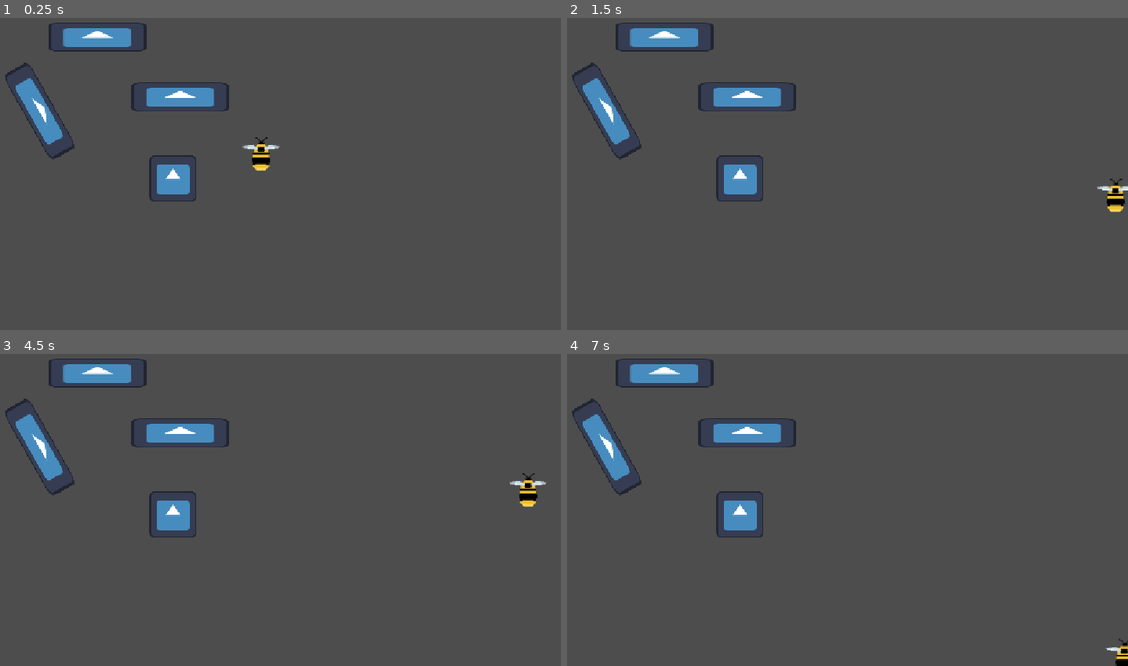
Above: before the commit, frames 1-4 (two rows, left to right).
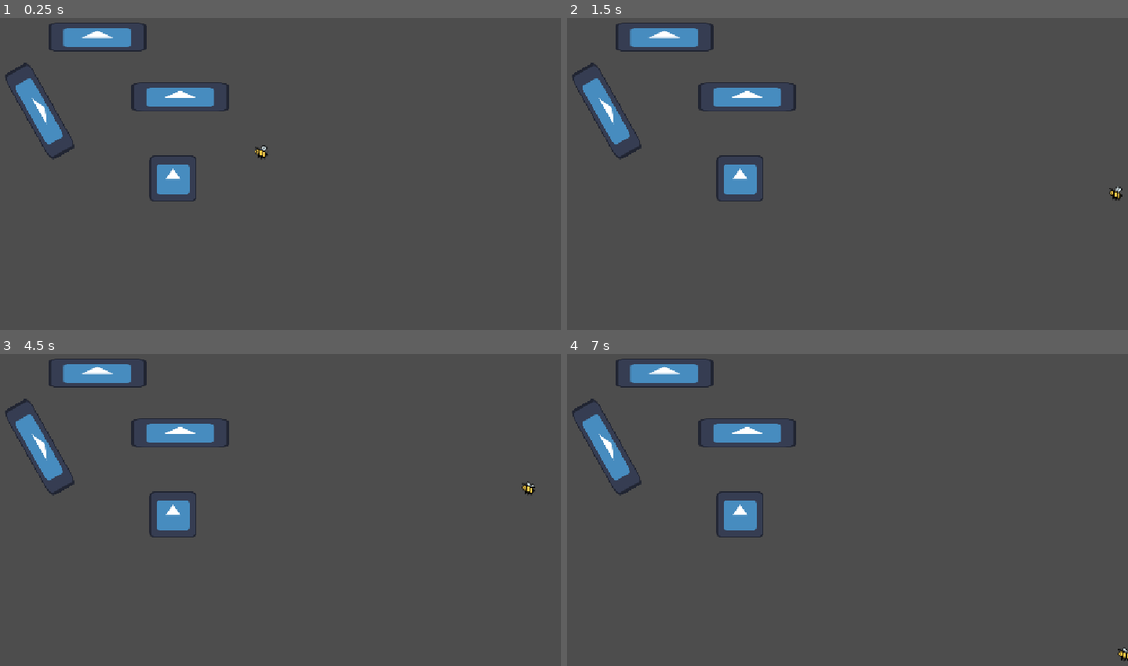
Above: after the commit, the same moments.

Repository: futurefleagames-lab/bee-line
Game: Godot game, scene res://scenes/test.tscn
Two runs of this game, one before a commit and one after it. Both use one fixed random seed, a clock stepped at 60 frames per second and the inputs below. The engine's default icon, where the game draws it, is replaced by a stand-in: a white triangle on a blue panel in a dark square.
Inputs:
- Up to frame 1 (0.25 s): no input
- Up to frame 2 (1.5 s): tap Enter at 0.5 s; hold D (right) 0.53-1.28 s; hold S (down) from 1.28 s (still down)
- Up to frame 3 (4.5 s): release S (down) at 2.03 s; hold D (right) 2.03-2.78 s; tap Space at 2.75, 4.25 s; hold W (up) 2.78-3.53 s; tap Enter at 3.5 s; hold A (left) from 3.53 s (still down)
- Up to frame 4 (7 s): release A (left) at 5.03 s; hold S (down) 5.03-5.78 s; hold D (right) 5.78-6.53 s; tap Enter at 6.5 s; hold W (up) from 6.53 s (still down)

The runs differ from the first frame. In frame 1, 0.3% of the frame differs, in the area x 43-50%, y 38-49%; in frame 2, 0.3%; in frame 3, 0.3%; in frame 4, 0.2%.

Commit message:
new bee sprite and animation

Diff:
--- a/scenes/bee.tscn
+++ b/scenes/bee.tscn
@@ -1,35 +1,28 @@
 [gd_scene format=3 uid="uid://cppuuw1fl33ui"]
 
 [ext_resource type="Script" uid="uid://cg4wq0calk4gc" path="res://scenes/bee.gd" id="1_vie5o"]
-[ext_resource type="Texture2D" uid="uid://bdhxfgajkub2" path="res://bee.png" id="3_ogg2i"]
+[ext_resource type="Texture2D" uid="uid://djussrbtieunf" path="res://bee.png" id="2_vie5o"]
+
+[sub_resource type="AtlasTexture" id="AtlasTexture_ogg2i"]
+atlas = ExtResource("2_vie5o")
+region = Rect2(0, 0, 16, 16)
 
 [sub_resource type="AtlasTexture" id="AtlasTexture_qf6nb"]
-atlas = ExtResource("3_ogg2i")
-region = Rect2(0, 0, 48, 48)
+atlas = ExtResource("2_vie5o")
+region = Rect2(16, 0, 16, 16)
 
-[sub_resource type="AtlasTexture" id="AtlasTexture_oynbf"]
-atlas = ExtResource("3_ogg2i")
-region = Rect2(48, 0, 48, 48)
-
-[sub_resource type="AtlasTexture" id="AtlasTexture_nkr4b"]
-atlas = ExtResource("3_ogg2i")
-region = Rect2(96, 0, 48, 48)
-
-[sub_resource type="SpriteFrames" id="SpriteFrames_pchpq"]
+[sub_resource type="SpriteFrames" id="SpriteFrames_2xnet"]
 animations = [{
 "frames": [{
 "duration": 1.0,
-"texture": SubResource("AtlasTexture_qf6nb")
+"texture": SubResource("AtlasTexture_ogg2i")
 }, {
 "duration": 1.0,
-"texture": SubResource("AtlasTexture_oynbf")
-}, {
-"duration": 1.0,
-"texture": SubResource("AtlasTexture_nkr4b")
+"texture": SubResource("AtlasTexture_qf6nb")
 }],
 "loop": 1,
 "name": &"default",
-"speed": 12.0
+"speed": 5.0
 }]
 
 [sub_resource type="CircleShape2D" id="CircleShape2D_h2x55"]
@@ -41,10 +34,9 @@
 [node name="AnimatedSprite2D" type="AnimatedSprite2D" parent="." unique_id=1326888453]
 position = Vector2(2.5000012, -4.500004)
 scale = Vector2(3.1458333, 3.4791667)
-sprite_frames = SubResource("SpriteFrames_pchpq")
+sprite_frames = SubResource("SpriteFrames_2xnet")
 autoplay = "default"
-frame = 1
-frame_progress = 0.16666572
+frame_progress = 0.9585721
 
 [node name="CollisionShape2D" type="CollisionShape2D" parent="." unique_id=418103863]
 position = Vector2(3, -1)
Binary file changed: bee.png
Not shown, changed: bee.png.import
